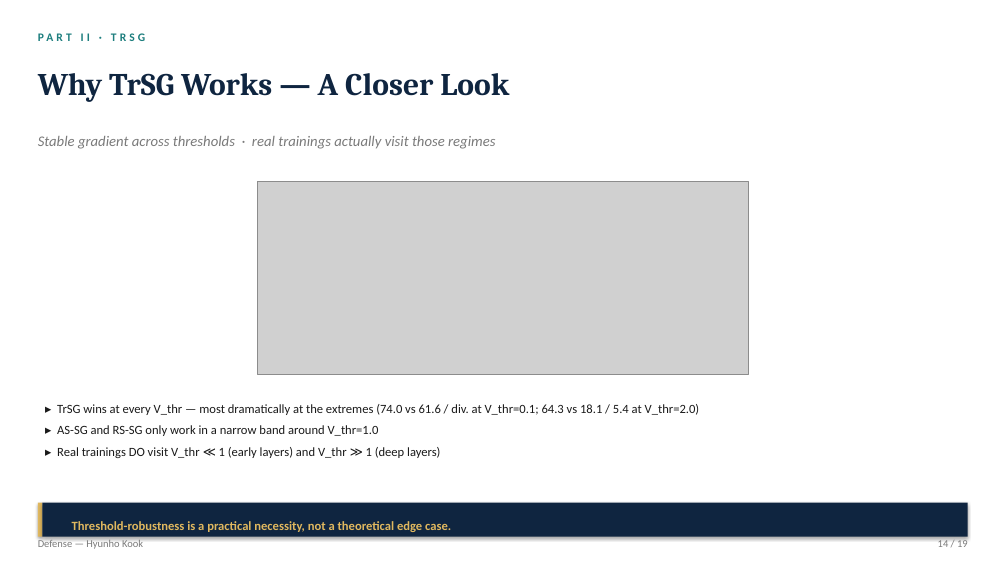
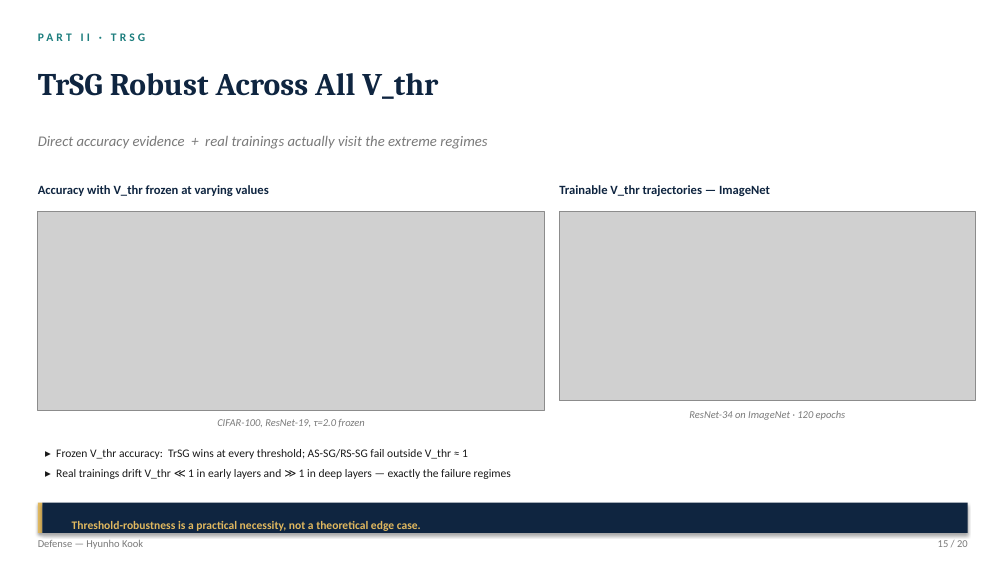
Before and after one commit to kookhh0827/POSTECH_thesis_template_latex, a slide deck: slide 15 of Hyunho_Kook_Master_Defense.pptx (slide 14 before the commit). Drawn at 1008x567 pixels with LibreOffice and Linux fonts; fonts in the diff are those of the drawing; grey boxes stand for pictures. Boxes give left, top, right and bottom in pixels: in the first picture for what was removed or moved away, otherwise in the second. Text is boxed around its words. In the diff, an @@ line names an element or a change of style, - is before the commit and + after.

```diff
--- a/Hyunho_Kook_Master_Defense.pptx
+++ b/Hyunho_Kook_Master_Defense.pptx
@@ text at <box>38,73,438,99</box>: text changed @@
-Why TrSG Works — A Closer Look
+TrSG Robust Across All V_thr
@@ text at <box>38,136,487,149</box>: text changed @@
-Stable gradient across thresholds · real trainings actually visit those regimes
+Direct accuracy evidence + real trainings actually visit the extreme regimes
@@ text added at <box>38,185,269,196</box>, 12 pt, text #0F2540, bold @@
+Accuracy with V_thr frozen at varying values
@@ text added at <box>559,185,770,196</box>, 12 pt, text #0F2540, bold @@
+Trainable V_thr trajectories — ImageNet
@@ picture: place and size @@
-picture at <box>257,181,749,374</box>
+picture at <box>38,212,544,411</box>
@@ picture added at <box>560,212,975,401</box> @@
@@ text added at <box>217,419,364,427</box>, 10 pt, text #7A7A7A, italic @@
+CIFAR-100, ResNet-19, τ=2.0 frozen
@@ text added at <box>689,411,846,420</box>, 10 pt, text #7A7A7A, italic @@
+ResNet-34 on ImageNet · 120 epochs
@@ text at <box>56,449,511,479</box>: text changed; size 12 to 11 pt @@
-▸ TrSG wins at every V_thr — most dramatically at the extremes (74.0 vs 61.6 / div. at V_thr=0.1; 64.3 vs 18.1 / 5.4 at V_thr=2.0)
-▸ AS-SG and RS-SG only work in a narrow band around V_thr=1.0
-▸ Real trainings DO visit V_thr ≪ 1 (early layers) and V_thr ≫ 1 (deep layers)
+▸ Frozen V_thr accuracy: TrSG wins at every threshold; AS-SG/RS-SG fail outside V_thr ≈ 1
+▸ Real trainings drift V_thr ≪ 1 in early layers and ≫ 1 in deep layers — exactly the failure regimes
@@ rectangle: place and size @@
-rectangle at <box>38,503,42,537</box>
+rectangle at <box>38,503,42,533</box>
@@ rectangle: place and size @@
-rectangle at <box>42,503,968,537</box>
+rectangle at <box>42,503,968,533</box>
@@ text "Threshold-robustness is a practical necessity, ..." at <box>72,521,421,531</box>: size 12 to 11 pt @@
@@ text at <box>938,540,968,547</box>: text changed @@
-14 / 19
+15 / 20
```
Also in this commit, not shown: 17 other slides changed, 1 slide added, 1 other file.
